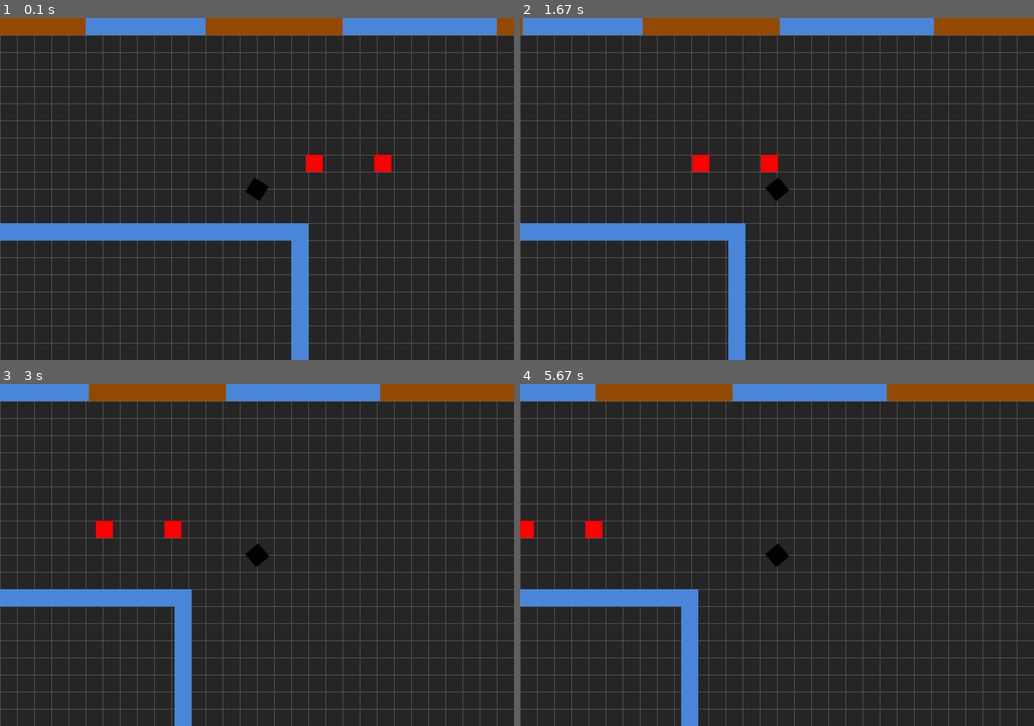
Above: before the commit, frames 1-4 (two rows, left to right).
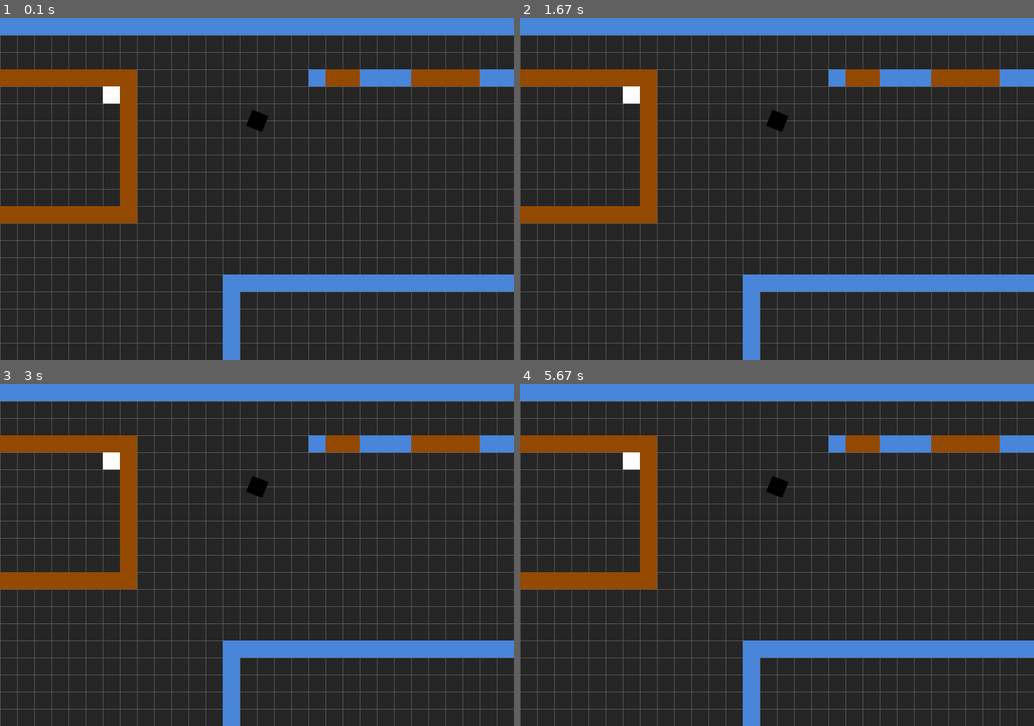
Above: after the commit, the same moments.

Repository: kangshwan/coop_pygame
Game: pygame game, started from main.py
Same seed, same stepped clock (60 frames per second), same inputs: the game is played once before the commit and once after it.
Inputs (mouse positions are in pixels of both pictures, inside the frame that each line leads up to):
- Up to frame 1 (0.1 s): no input
- Up to frame 2 (1.67 s): hold P 0.33-0.8 s; hold D 0.33-0.8 s; move the mouse to (756, 202) at 0.37 s
- Up to frame 3 (3 s): no input
- Up to frame 4 (5.67 s): no input

The runs differ from the first frame. In frame 1, 16% of the frame differs, in the area x 0-100%, y 0-100%; in frame 2, 16%; in frame 3, 16%; in frame 4, 16%.

Commit message:
test music, paused

Diff:
--- a/main.py
+++ b/main.py
@@ -33,14 +33,17 @@
         #pg.mixer.music.play(loops = -1)   #bg play. loops == false -> play gain , Ture -> once
 
         self.playing = True
+        pg.mixer.music.play(loops=-1)
         #if self.playing is True, that means now playing game. / self.playing이 True면 게임을 진행하고있다는뜻
         # -> 이후 사망시 continue?를 물을때 False로 바꿔주고 Yes일 경우 다시 True로, No일경우 self.running을 False로 바꾸어 주면 좋아보임.
         while self.playing:
             self.dt = self.clock.tick(FPS)/1000
             #set the frame per second / FPS를 구하기 위함. 이후 dt는 총알구현에 있어서 중요하게 사용됨.
             self.events()
+            if not self.paused:
             #events for keyboard and mouse input / 이벤트를 처리하기 위함. 항상 pygame은 event 이벤트발생(사용자의 입력) -> update(입력에 따른 변화를 업데이트해줌) -> draw 이후 그림을 그림
-            self.update()
+                self.update()
+
             self.draw()
 
     def new(self):
@@ -60,6 +63,8 @@
         self.enemys = pg.sprite.Group()
         self.feeds = pg.sprite.Group()
         self.feed_pos = []
+        self.paused = False
+
 
         #draw map in here / 여기서부터 맵을 그림.
         for row, tiles in enumerate(self.map.data):
@@ -126,6 +131,8 @@
             if event.type == pg.MOUSEBUTTONDOWN:
                 pass
 
+
+
     def draw_grid(self):
         for x in range(0, WIDTH, TILESIZE):
             pg.draw.line(self.screen, LIGHTGREY, (x,0), (x, HEIGHT))
@@ -144,6 +151,7 @@
     def load_data(self):
         # load map to the game
         game_folder = path.dirname(__file__)
+        pg.mixer.music.load(path.join(MUSIC))
         self.map = Map(path.join(game_folder,'map','map2.txt'))
         pass
 
--- a/map/map2.txt
+++ b/map/map2.txt
@@ -3,15 +3,15 @@
 1.......................................................................................................1
 1..........22222222222222222222222222..........1221112222111112222221111111222222221111111112222222222..1
 1..........2I......................I2...................................................................1
-1..........2........................2...................................................................1
-1..........2........................2...................................................................1
+1..........2........................2.......................E...........................................1
+1..........2........................2.......P...........................................................1
 1..........2........................2...................................................................1
 1..........2........................2...................................................................1
 1..........2........................2...................................................................1
 1..........2I......................I2...................................................................1
-1..........2222222222......2222222222............................................E...E..................1
+1..........2222222222......2222222222...................................................................1
 1.......................................................................................................1
-1.............................................................................P.........................1
+1.......................................................................................................1
 1.......................................................................................................1
 1.........................................111111111111111111111111111111111111111.......................1
 1.........................................1.....................................1.......................1
--- a/setting.py
+++ b/setting.py
@@ -1,3 +1,4 @@
+import pygame as pg
 # this file is basic settings of game
 TITLE = "Zombie Survival"
 WIDTH = 960
@@ -24,11 +25,15 @@
 #player properties
 PLAYER_ACC = 0.45
 PLAYER_FRICTION = -0.05
+PLAYER_HIT_BOX = pg.Rect(0, 0, 35, 35)
+PLAYER_HEALTH = 100
 
 # gun properties
 BULLET_SPEED = 500
 BULLET_LIFETIME = 700
 BULLET_RATE = 300
+BULLET_DAMAGE = 5
+
 PISTOL_SPEED = 500
 PISTOL_LIFETIME = 700
 PISTOL_RATE = 250
@@ -38,3 +43,5 @@
 
 #image
 TEST = "test.png"
+#image
+MUSIC = 'MUSIC.MP3'
--- a/sprites.py
+++ b/sprites.py
@@ -1,4 +1,3 @@
-# this file is for every game objects.
 import os
 import pygame as pg
 import random
@@ -64,6 +63,11 @@
             self.acc.y = -PLAYER_ACC
         if keys[pg.K_s]:
             self.acc.y = PLAYER_ACC
+        if keys[pg.K_p]:
+            self.game.paused = not self.game.paused
+
+
+
         # add acceleration when press w,a,s,d / w,a,s,d를 눌렀을때 가속을 더해줌.
         key = pg.mouse.get_pressed()
         if key[0]:
@@ -94,6 +98,7 @@
                         Bullet(self.game, self.pos, dir)
                         dir = vec(1,0).rotate(self.rot + 10)
                         Bullet(self.game, self.pos, dir)
+
                         # This is for bullet spreads like shotgun
                         # 산탄총 처럼 퍼져나가게 하기 위함
 
@@ -245,7 +250,7 @@
         self.rect.x = self.pos.x*TILESIZE
         self.rect.y = self.pos.y*TILESIZE
         self.speedy = 1
-
+        self.rot = 0
     def update(self):
         self.rect.x -= self.speedy
         if pg.sprite.spritecollide(self, self.game.bullets, True):
@@ -254,7 +259,7 @@
 
 
         # self.rot = (self.game.player.pos - self.pos).angle_to(vec(1, 0))
-        # self.image = pg.transform.rotate(pg.Surface((TILESIZE,TILESIZE)), self.rot)
+        # self.image = pg.transform.rotate(, self.rot)
         # self.rect = self.image.get_rect()
         # self.rect.center = self.pos
 
--- a/tilemap.py
+++ b/tilemap.py
@@ -1,5 +1,9 @@
 import pygame as pg
 from setting import *
+
+def collide_hit_rect(first, second):
+    return first.hitbox.colliderect(second.rect)
+
 class Map:
     def __init__(self, filename):
         self.data = []
Not shown, added: MUSIC.MP3
